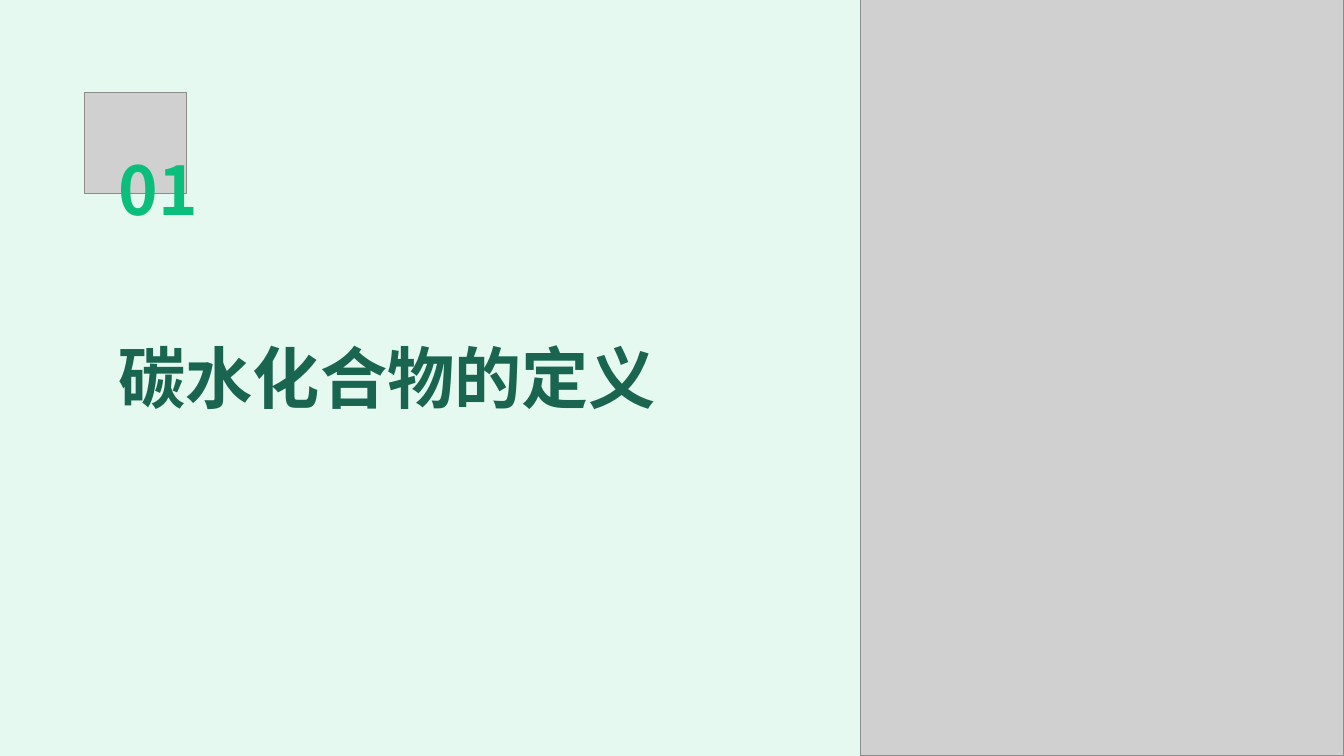
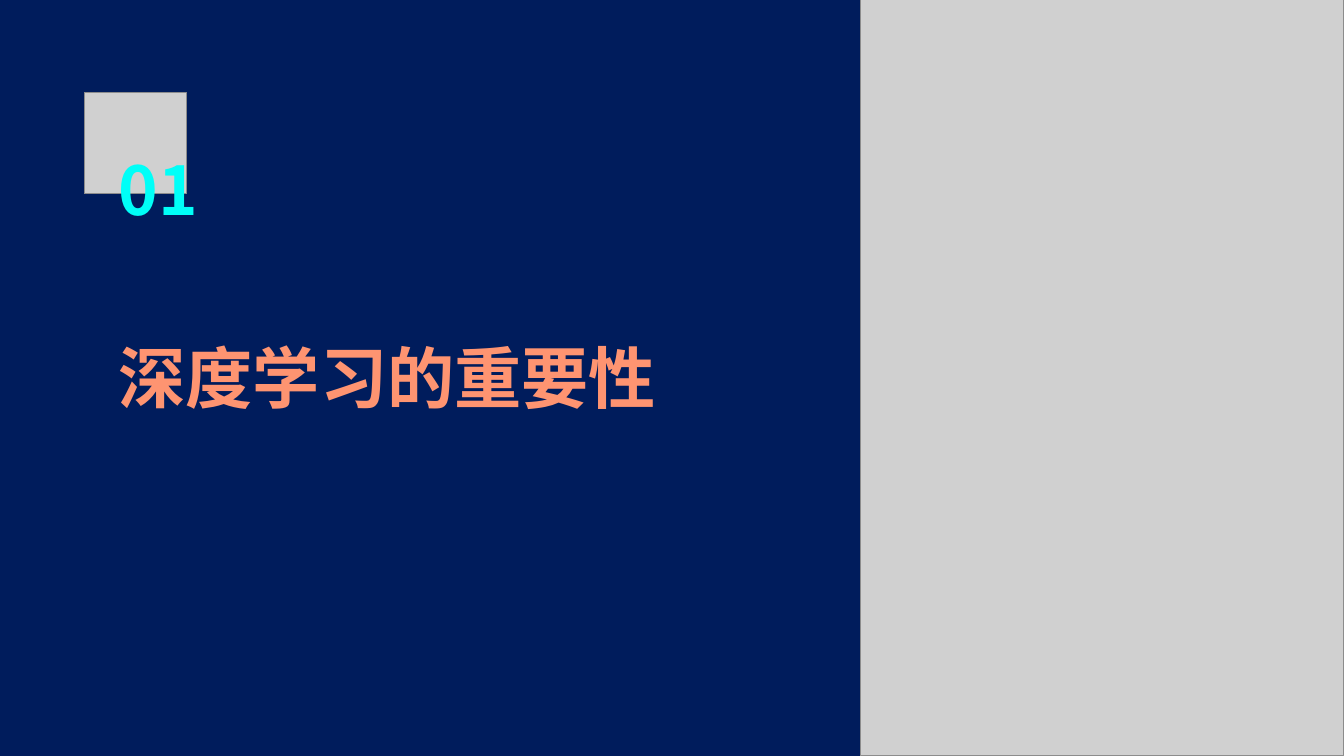
Before and after one commit to FlashLizard/Intelligent_Learning_Platform, a slide deck: slide 3 of src/generate_ppt/generate_ppt/ppttmp.ppt. Drawn at 1344x756 pixels with LibreOffice and Linux fonts; fonts in the diff are those of the drawing; grey boxes stand for pictures. Boxes give left, top, right and bottom in pixels: in the first picture for what was removed or moved away, otherwise in the second. Text is boxed around its words. In the diff, an @@ line names an element or a change of style, - is before the commit and + after.

```diff
--- a/src/generate_ppt/generate_ppt/ppttmp.ppt
+++ b/src/generate_ppt/generate_ppt/ppttmp.ppt
@@ background #E5F9F0 to #001C5C @@
@@ text "01" at bbox=[119, 146, 198, 231]: text colour #0CBE7C to #00FFF8 @@
@@ text at bbox=[119, 345, 656, 409]: text changed; text colour #1A6550 to #FE9471 @@
-碳水化合物的定义
+深度学习的重要性
```
Also in this commit, not shown: 6 other slides changed, 5 slides added, 17 slides removed, 29 other files.
